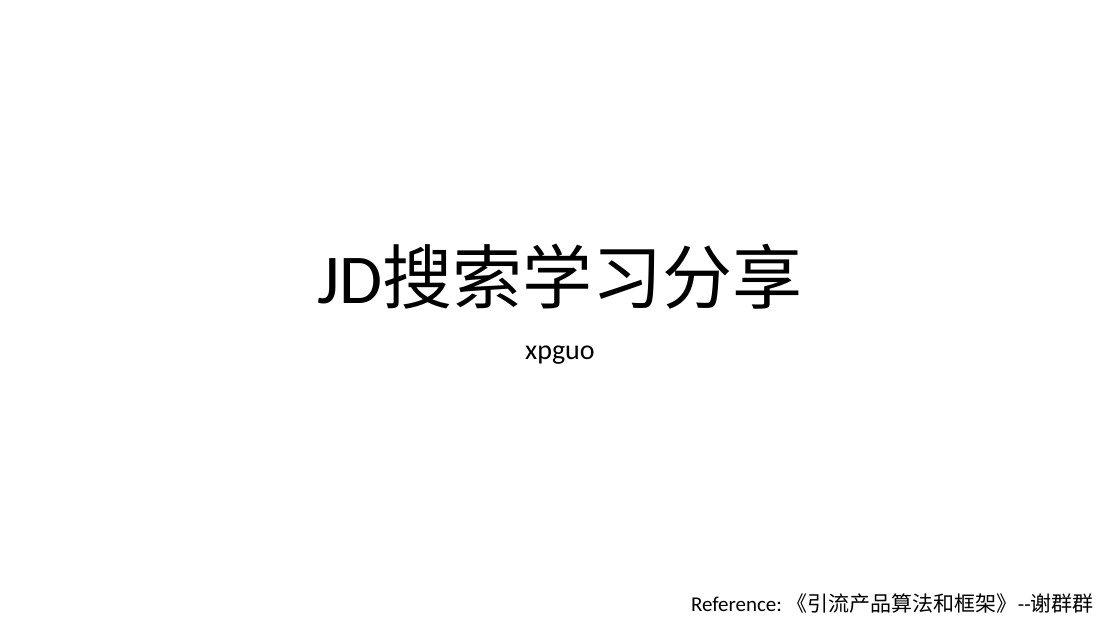
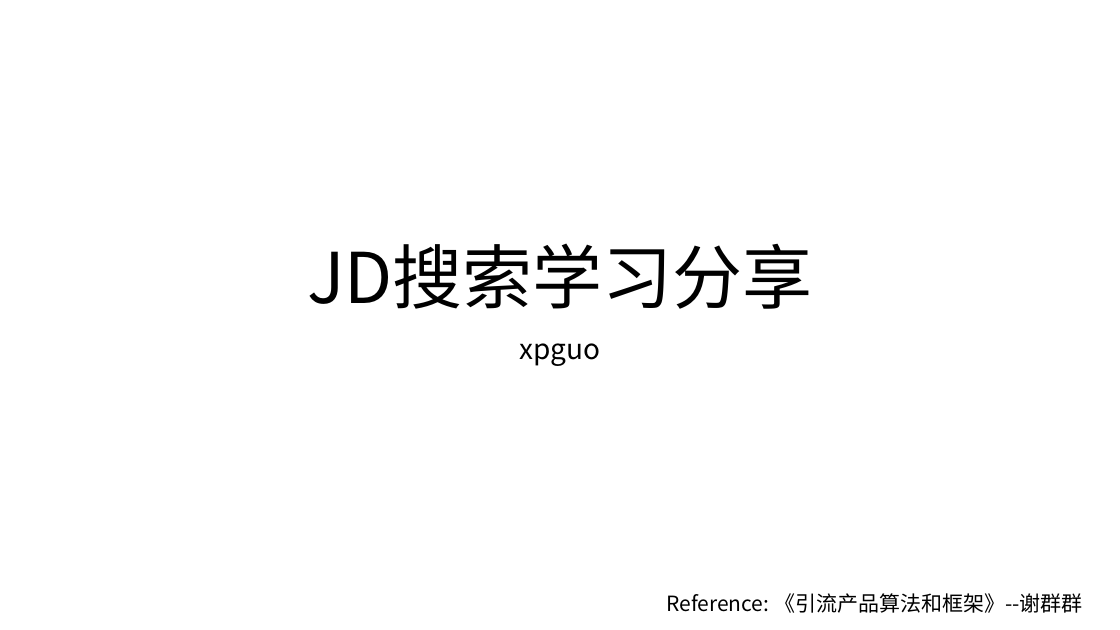
Before and after one commit to sampsonguo/hexo, a slide deck: slide 19 of docs/search/JD-search.pptx (slide 1 before the commit). Drawn at 1120x630 pixels with LibreOffice and Linux fonts; fonts in the diff are those of the drawing. Boxes give left, top, right and bottom in pixels: in the first picture for what was removed or moved away, otherwise in the second. Text is boxed around its words. In the diff, an @@ line names an element or a change of style, - is before the commit and + after.

```diff
--- a/docs/search/JD-search.pptx
+++ b/docs/search/JD-search.pptx
@@ font Calibri to Noto Sans CJK SC in 3 elements at [307, 243, 813, 309], [519, 343, 600, 366], [667, 593, 1083, 613] @@
@@ text "Reference: 《引流产品算法和框架》--谢群群": place and size @@
-text "Reference: 《引流产品算法和框架》--谢群群" at [691, 593, 1094, 613]
+text "Reference: 《引流产品算法和框架》--谢群群" at [667, 593, 1083, 613]
```
Also in this commit, not shown: 6 other slides changed, 18 slides added, 3 other files.
